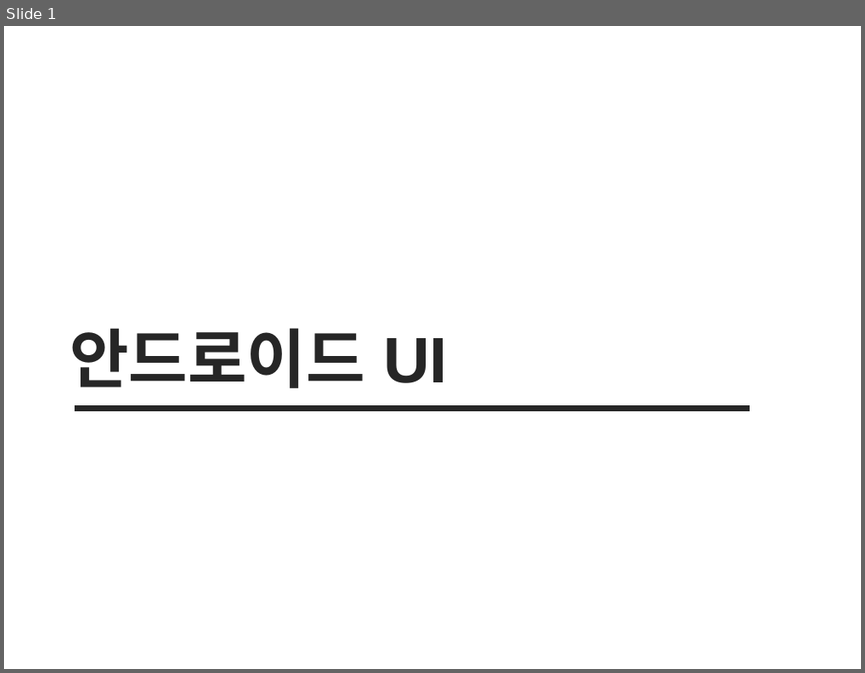
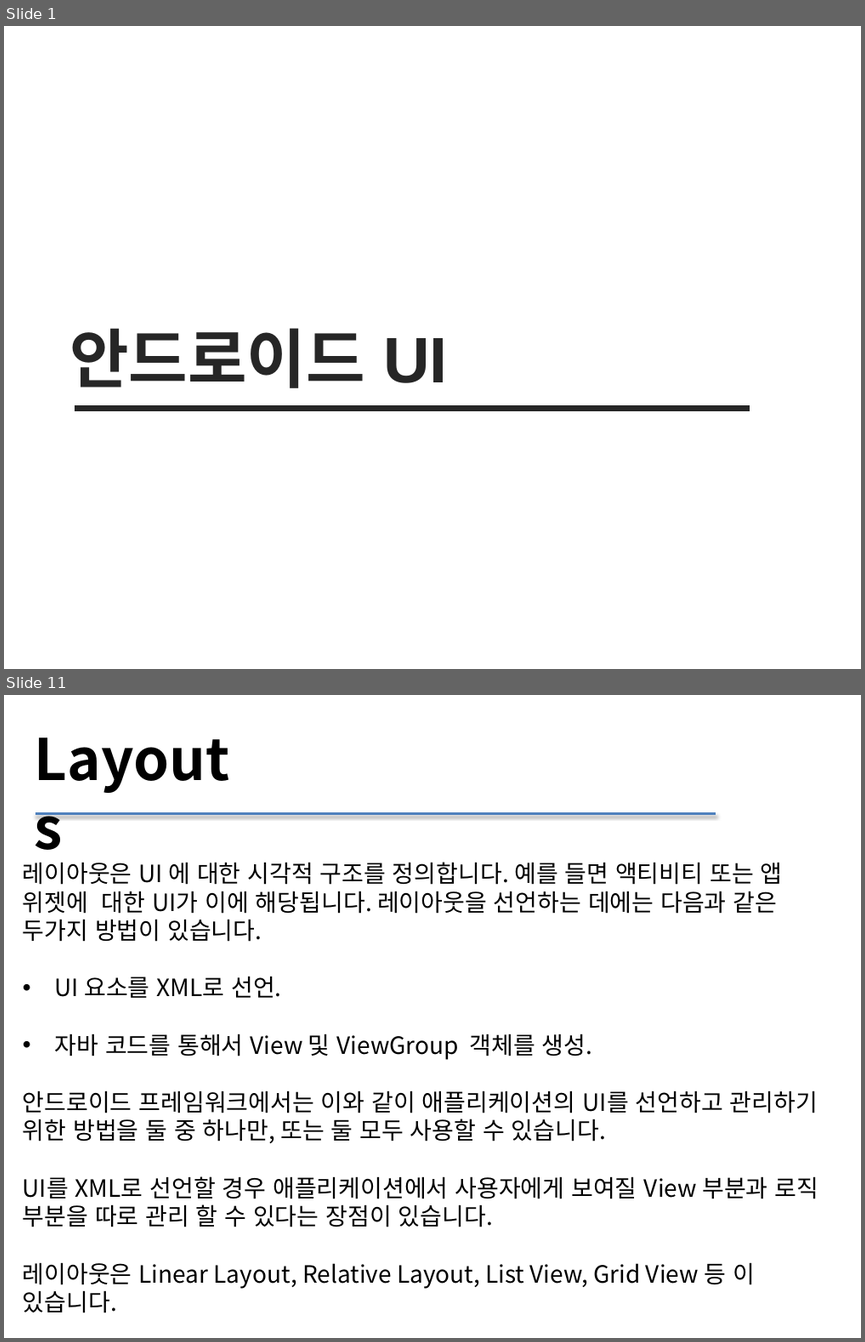
Before and after one commit to sc545/Beacon, a slide deck: 안드로이드 UI.pptx. Shown one above the other, each under a label of ours: slide 1 before the commit, slides 1 and 11 after it; the slides between them are not shown. The pictures are 865x673 and 865x1342 pixels, drawn with LibreOffice and Linux fonts; fonts in the diff are those of the drawing. Boxes give left, top, right and bottom in pixels: in the first picture for what was removed or moved away, otherwise in the second. Text is boxed around its words. In the diff, an @@ line names an element or a change of style, - is before the commit and + after.

```diff
--- a/안드로이드 UI.pptx
+++ b/안드로이드 UI.pptx
@@ slide 11 added at (4, 695, 861, 1338), background #FFFFFF @@
@@ text added at (25, 720, 253, 798), 48 pt, text #000000, bold @@
+Layouts
@@ line added from (35, 814) to (716, 814), #4F81BD 2 pt @@
@@ text added at (23, 862, 819, 1313), 20 pt, text #000000 @@
+레이아웃은 UI 에 대한 시각적 구조를 정의합니다. 예를 들면 액티비티 또는 앱 위젯에 대한 UI가 이에 해당됩니다. 레이아웃을 선언하는 데에는 다음과 같은 두가지 방법이 있습니다.
+• UI 요소를 XML로 선언.
+• 자바 코드를 통해서 View 및 ViewGroup 객체를 생성.
+안드로이드 프레임워크에서는 이와 같이 애플리케이션의 UI를 선언하고 관리하기 위한 방법을 둘 중 하나만, 또는 둘 모두 사용할 수 있습니다.
+UI를 XML로 선언할 경우 애플리케이션에서 사용자에게 보여질 View 부분과 로직 부분을 따로 관리 할 수 있다는 장점이 있습니다.
+레이아웃은 Linear Layout, Relative Layout, List View, Grid View 등 이 있습니다.
```
Also in this commit, not shown: 18 other slides added, 15 slides removed, 1 other file.
